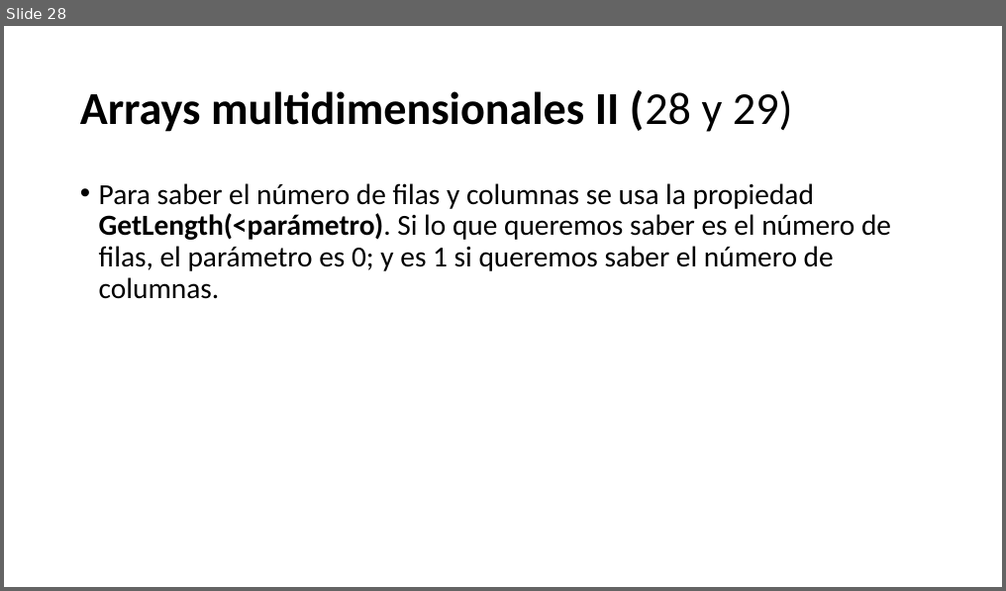
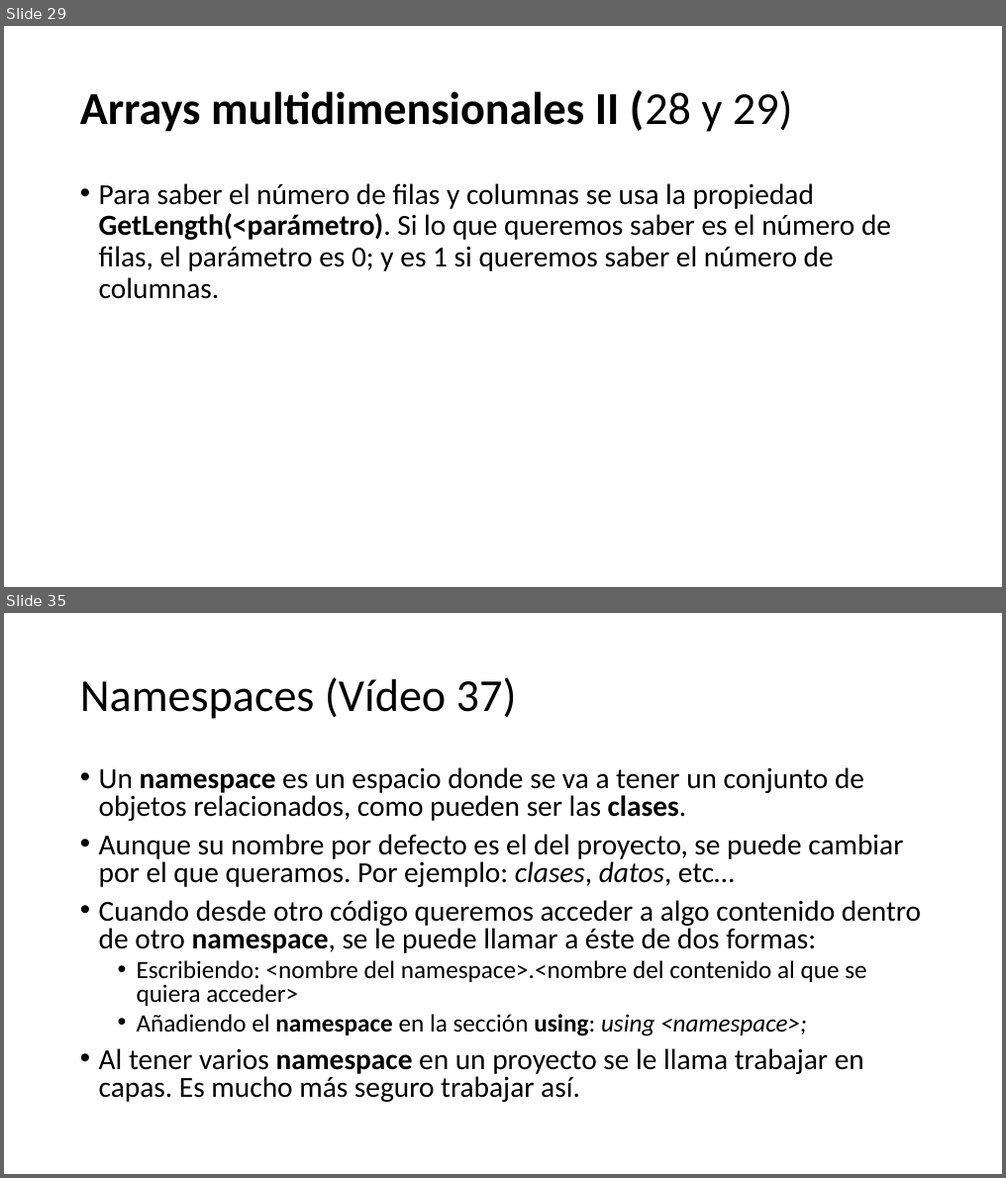
Before and after one commit to Worome/Recetatic, a slide deck: Recetatic/Visual C#.pptx. Shown one above the other, each under a label of ours: slide 28 before the commit, slides 29 and 35 after it; the slides between them are not shown. The pictures are 1006x591 and 1006x1178 pixels, drawn with LibreOffice and Linux fonts; fonts in the diff are those of the drawing. Boxes give left, top, right and bottom in pixels: in the first picture for what was removed or moved away, otherwise in the second. Text is boxed around its words. In the diff, an @@ line names an element or a change of style, - is before the commit and + after.

```diff
--- a/Recetatic/Visual C#.pptx
+++ b/Recetatic/Visual C#.pptx
@@ slide 35 added at <box>4,613,1002,1174</box>, background #FFFFFF @@
@@ title added at <box>80,677,517,719</box>, 44 pt, text #000000 @@
+Namespaces (Vídeo 37)
@@ text added at <box>99,767,921,1102</box>, 28 pt, text #000000 @@
+• Un namespace es un espacio donde se va a tener un conjunto de objetos relacionados, como pueden ser las clases.
+• Aunque su nombre por defecto es el del proyecto, se puede cambiar por el que queramos. Por ejemplo: clases, datos, etc…
+• Cuando desde otro código queremos acceder a algo contenido dentro de otro namespace, se le puede llamar a éste de dos formas:
+  • Escribiendo: <nombre del namespace>.<nombre del contenido al que se quiera acceder>
+  • Añadiendo el namespace en la sección using: using <namespace>;
+• Al tener varios namespace en un proyecto se le llama trabajar en capas. Es mucho más seguro trabajar así.
@@ what was slide 28 is now slide 29 @@
```
Also in this commit, not shown: 1 slide changed, 16 other slides added.
